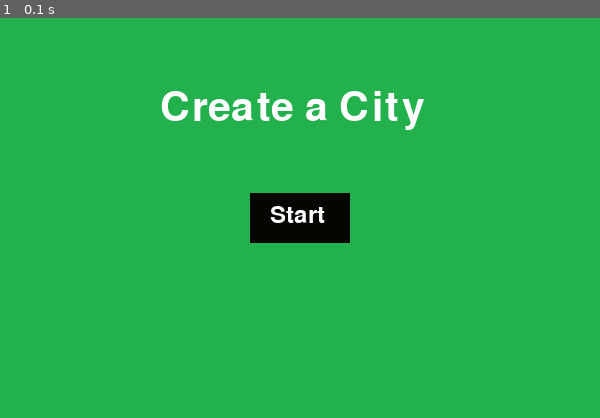
Above: before the commit, frame 1.
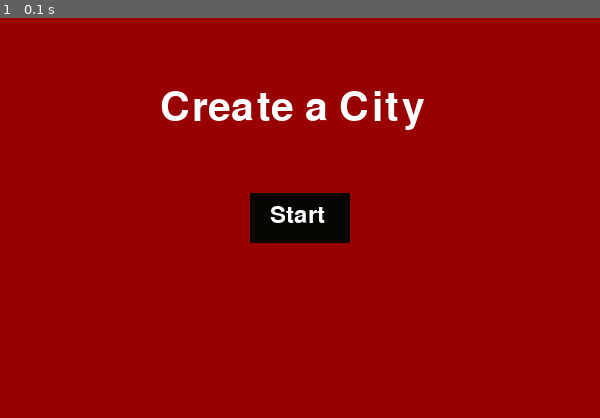
Above: after the commit, the same moment.

Repository: SilenyProgramator/Build-Da-City
Game: pygame game, started from plocha.py
Two runs of this game, one before a commit and one after it. Both use one fixed random seed, a clock stepped at 60 frames per second and the inputs below.
Inputs:
- Up to frame 1 (0.1 s): no input

The runs differ from the first frame. In frame 1, 97% of the frame differs, in the area x 0-100%, y 0-100%.

Commit message:
FINALNI_DONEJDUNACESTINU

Diff:
--- a/plocha.py
+++ b/plocha.py
@@ -9,15 +9,15 @@
 WIDTH, HEIGHT = 600, 400  # Increased screen size
 ROWS, COLS = 8, 8  # Grid size
 CELL_SIZE = 40  # Increased square size
-BG_COLOR = (34, 177, 76)  # Green background
+BG_COLOR = (153, 0, 0)  # CHERRY background
 PLAYER_COLOR = (200, 0, 0)  # Red player (Change this to modify the player color)
-GRID_COLOR = (0, 100, 0)  # Grid lines color
+GRID_COLOR = (192, 192, 192)  # Grid lines color
 WHITE = (255, 255, 255)
 BUTTON_COLOR = (5, 5 , 2)
 GOODCOLOR = (0, 66, 37)
 
 # icon setup!!
-icon = pygame.image.load("C:\\Users\\Olga\\Documents\\GitHub\\pygamik\\skyscraperCXD.png")
+icon = pygame.image.load("C:\\Users\\Olga\\Documents\\GitHub\\pygamik\\teplars.jpg")
 pygame.display.set_icon(icon)
 
 # Create screen (Resizable)
@@ -76,7 +76,7 @@
         pygame.draw.rect(screen, PLAYER_COLOR, player_rect)
 
         # Display city name
-        city_text = font.render(city_name, True, GOODCOLOR)
+        city_text = font.render(city_name, True, WHITE)
         screen.blit(city_text, (WIDTH - 200, 50))
 
 
--- a/pygamesik.py
+++ /dev/null
@@ -1,37 +0,0 @@
-import pygame
-#aj hejt cigáns, dej ár bed
-pygame.init()
-
-SCREEN_WIDTH = 800
-SCREEN_HEIGHT = 600
-
-screen = pygame.display.set_mode((SCREEN_WIDTH, SCREEN_HEIGHT))
-
-player = pygame.Rect((300, 250, 50, 50))
-
-
-
-run = True
-while run ==True:
-
-    screen.fill((0,0,0))
-
-
-    pygame.draw.rect(screen, (255, 0, 0), player)
-
-    key = pygame.key.get_pressed()
-    if key[pygame.K_a] == True:
-        player.move_ip(-1,0)
-    elif key[pygame.K_d] == True:
-        player.move_ip(1,0)
-    elif key[pygame.K_w] == True:
-        player.move_ip(0,-1)
-    elif key[pygame.K_s] == True:
-        player.move_ip(0,1)
-    for event in pygame.event.get():
-        if event.type == pygame.QUIT:
-            run = False
-
-    pygame.display.update()
-
-pygame.quit()
